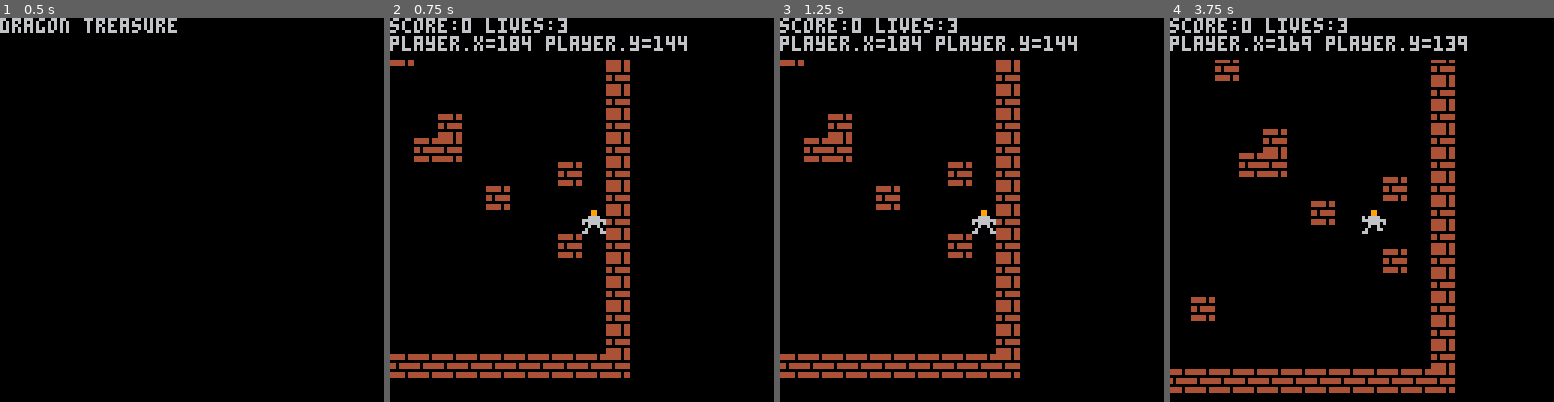
Above: before the commit, frames 1-4 (left to right).
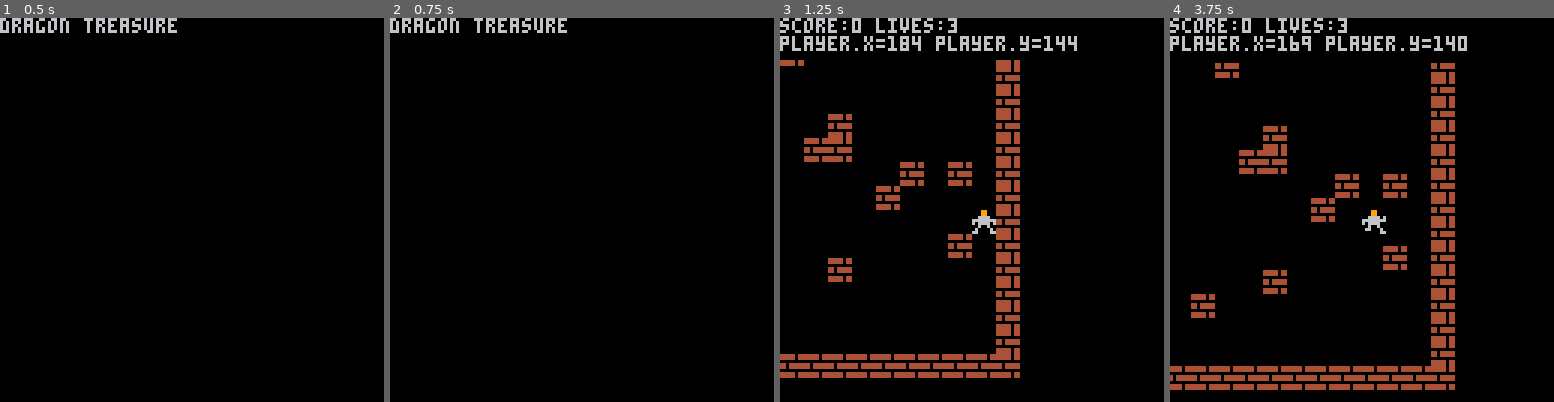
Above: after the commit, the same moments.

Repository: HNE74/pico8
Game: PICO-8 cartridge dtreasure/dtreasure.p8
Same seed, same stepped clock (60 frames per second), same inputs: the game is played once before the commit and once after it.
Inputs:
- Up to frame 1 (0.5 s): tap X (X key) at 0.33 s
- Up to frame 2 (0.75 s): tap O (Z key) at 0.7 s
- Up to frame 3 (1.25 s): tap X (X key) at 1.07 s
- Up to frame 4 (3.75 s): hold Right 1.6-2.1 s; tap O (Z key) every 0.4 s from 1.7 to 3.7 s; tap X (X key) at 1.85, 2.97 s; hold Up 2.15-2.42 s; hold Right 2.47-3.03 s; hold Left 3.08-3.58 s; hold Down from 3.63 s (still down)

Frame 1 is identical in both runs. In frame 2, 9.5% of the frame differs, in the area x 0-78%, y 0-94%; in frame 3, 0.5%; in frame 4, 7.8%.

Commit message:
Added moving skulls

Diff:
--- a/dtreasure/dtreasure.p8
+++ b/dtreasure/dtreasure.p8
@@ -13,17 +13,20 @@
   create_treasure_tiles()
   create_sword_tile()
   create_shield_tile()
+  create_skulls()
   create_player()
   create_dead()
 end
 
 function init_next_level()
+  game.level+=1
   create_world()
   create_tiles()
   dragon_next_level()
   create_treasure_tiles()
   create_sword_tile()
   create_shield_tile()
+  create_skulls()
   player_next_level()
 end
 
@@ -58,6 +61,7 @@
   game.bgcolor=0
   game.waitcnt=0
   game.waitmax=20
+  game.level=1
 
   game.states={}
   game.states["start"]=0
@@ -78,7 +82,7 @@
   world.tiles={}
   world.width=25
   world.height=25
-  world.obstacles=25
+  world.obstacles=40
 
   for y=1,world.height do
     world[y]={}
@@ -131,6 +135,13 @@
   end
 end
 
+function create_skulls()
+  skulls={}
+  for l=1,game.level+1 do
+  		add(skulls, create_skull())
+  end
+end
+
 function create_treasure_tiles()
   local tp=nil
   for tr=2,7 do
@@ -145,12 +156,20 @@
 end
 
 function create_sword_tile()
+  printh("swt")
   local tp=nil
-  local drcol=true
-  while drcol or tp==nil or tp.value~=0 do
+  local drcol,scol=true,true
+  while drcol or scol or tp==nil or tp.value~=0 do
     tp=world.tiles[flr(rnd(#world.tiles))+1]
     drcol=intersect(tp,dragon)
-  end
+    scol=false
+    for s in all(skulls) do
+      scol=intersect(tp,s)
+      printh(scol)
+      if scol then break end
+    end
+  end
+  printh("done swt")
 
   tp.value=8
   tp.sprite=fetch_tileval_sprite(tp.value)
@@ -158,10 +177,15 @@
 
 function create_shield_tile()
   local tp=nil
-  local drcol=true
-  while drcol or tp==nil or tp.value~=0 do
+  local scol,drcol=true,true
+  while scol or drcol or tp==nil or tp.value~=0 do
     tp=world.tiles[flr(rnd(#world.tiles))+1]
     drcol=intersect(tp,dragon)
+    scol=false
+    for s in all(skulls) do
+      scol=intersect(tp,s)
+      if scol then break end
+    end
   end
 
   tp.value=9
@@ -209,6 +233,47 @@
     return 27
   elseif world[y][x]==9 then
     return 28
+  end
+end
+
+function create_skull()
+  skull={}
+  skull.w,skull.h=8,8
+  skull.minsprite=48
+  skull.maxsprite=49
+  skull.sprite=skull.minsprite
+  skull.aframe=5
+  skull.fcount=0
+  skull.xd=flr(rnd(1))-1
+  skull.yd=flr(rnd(1))-1
+
+  init_skull_startpos(skull)
+  return skull
+end
+
+function init_skull_startpos(skull)
+  local col=true
+  local x,y=-1,-1
+  while(col==true) do
+    skull.xp=flr(rnd(world.width))*tile.w
+    skull.yp=flr(rnd(world.height))*tile.h
+    col=false
+    for t in all(world.tiles) do
+      local anycol=intersect(t,skull)
+      if anycol and t.value~=0 then
+        col=true
+      end
+    end
+
+    if not col then
+      for s in all(skulls) do
+        col=intersect(s,skull)
+      end
+    end
+
+    if not col then
+      col=intersect(skull,dragon)
+    end
   end
 end
 
@@ -396,6 +461,7 @@
   draw_world()
   draw_player()
   draw_dragon()
+  draw_skulls()
   draw_dragon_fire()
 end
 
@@ -432,6 +498,12 @@
     if t.value~=0 then
       spr(t.sprite,t.xp,t.yp)
     end
+  end
+end
+
+function draw_skulls()
+  for s in all(skulls) do
+    spr(s.sprite,s.xp,s.yp)
   end
 end
 
@@ -562,6 +634,7 @@
   end
 
   update_dragon_fire()
+  update_skulls()
 end
 
 function check_dragon_hit()
@@ -577,8 +650,41 @@
   end
 end
 
+function update_skulls()
+  for s in all(skulls) do
+    s.xp+=s.xd
+    s.yp+=s.yd
+
+    local col=false
+    for t in all(world.tiles) do
+      if t.value>0 then
+        col=intersect(s,t)
+        if col then break end
+      end
+    end
+
+    if not col then
+      col=intersect(s,dragon)
+    end
+
+    if col then
+      redirect_skull(s)
+    end
+  end
+end
+
+function redirect_skull(s)
+  s.xp-=s.xd
+  s.yp-=s.yd
+  repeat
+    s.xd=-1+flr(rnd(3))
+    s.yd=-1+flr(rnd(3))
+  until s.xd~=0 or s.yd~=0
+end
+
 function update_dragon_fire()
-  if game.state==1 or game.state==2 then
+  if game.state==game.states["run"]
+    or game.state==game.states["player_hit"] then
     create_dragon_fire()
   end
   for f in all(dragon.fire) do
